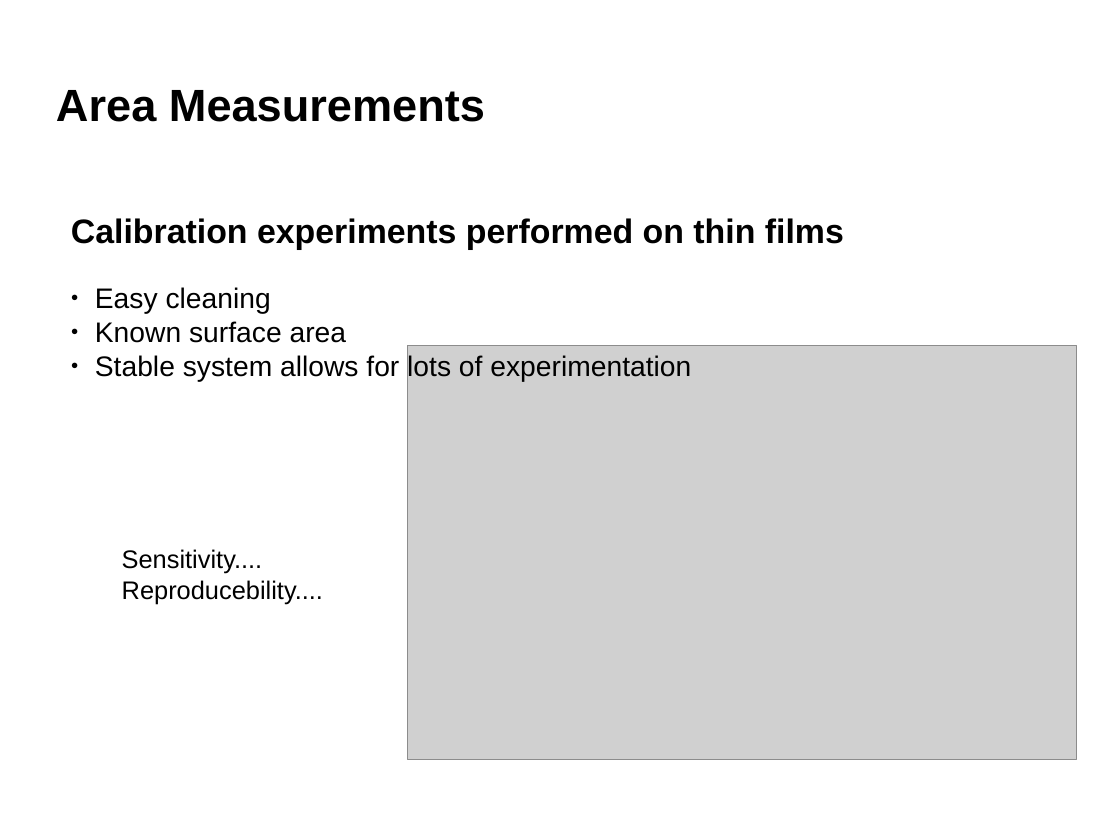
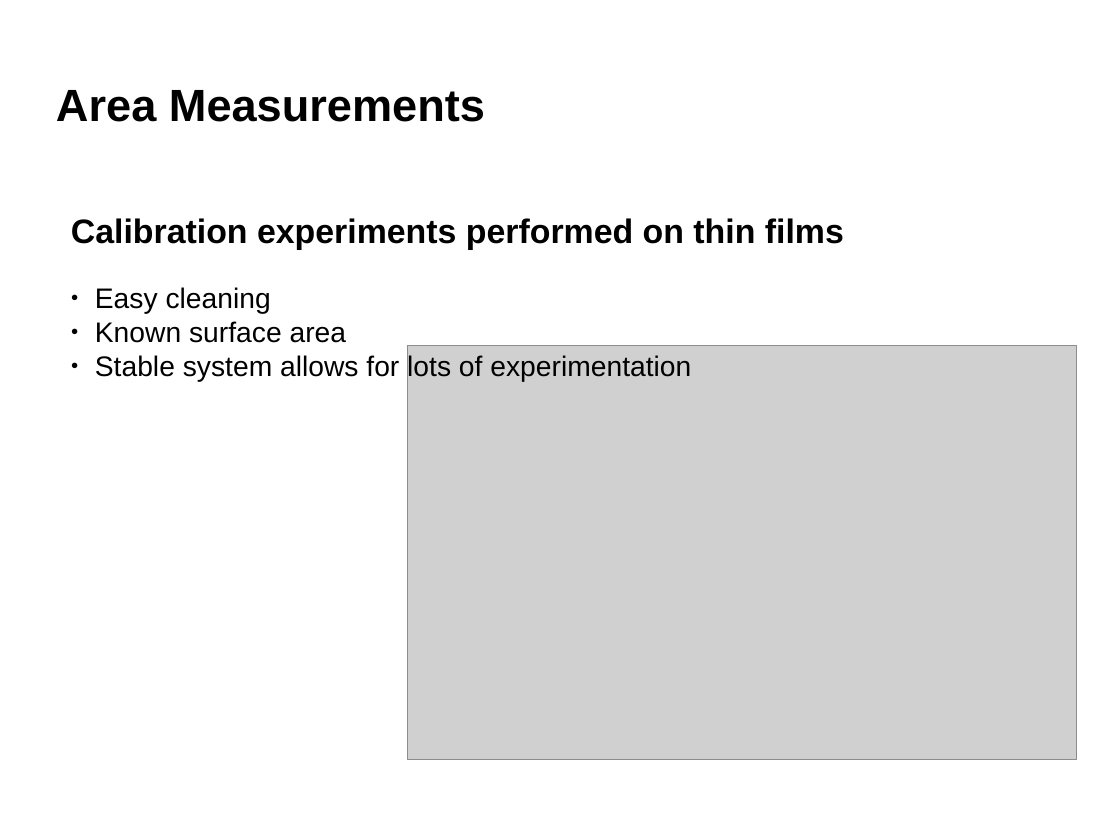
Before and after one commit to robertjensen/Thesis, a slide deck: slide 19 of defence/presentaation.odp. Drawn at 1120x840 pixels with LibreOffice and Linux fonts; fonts in the diff are those of the drawing; grey boxes stand for pictures; background and template pictures are left out. Boxes give left, top, right and bottom in pixels: in the first picture for what was removed or moved away, otherwise in the second. Text is boxed around its words. In the diff, an @@ line names an element or a change of style, - is before the commit and + after.

```diff
--- a/defence/presentaation.odp
+++ b/defence/presentaation.odp
@@ text removed at (x1=122, y1=549, x2=323, y2=604) @@
-Sensitivity....
-Reproducebility....
```
Also in this commit, not shown: 1 other slide changed, 1 slide added, 1 other file.
